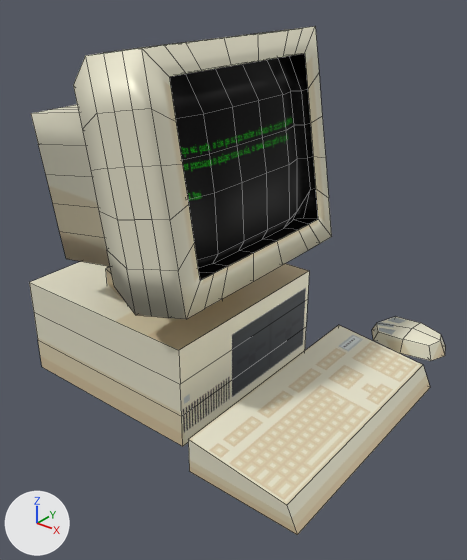
Before and after pictures for a commit that changed the FBX model Source/Assets/Modelos/Cafeteria/PC/PC antigo comtxt2.fbx.
Camera for both pictures: a 50 mm camera at (14.0, -25.1, 22.1) aimed at (-6.7, 0.7, 6.0). The lights are fixed; the arrows at lower left show +X, +Y and +Z. Mesh edges are drawn as thin lines. Where no turn or scale is listed for an object, it has been applied to the vertices.
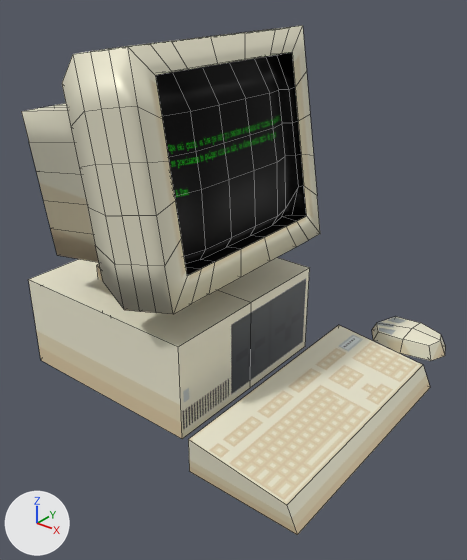
Patch to the scene script:
```diff
--- a/Source/Assets/Modelos/Cafeteria/PC/PC antigo comtxt2.fbx.py
+++ b/Source/Assets/Modelos/Cafeteria/PC/PC antigo comtxt2.fbx.py
@@ mat_material_005 @@
+mat_material_005 = principled_material('Material.005')
+mat_material_005.texture = img_compiuter_png  # with its transparency
@@ me_cube_005 @@
 me_cube_005.from_pydata(...)  # 72 vertices, 59 faces; spans x 2.57..5.38, y -5.07..5.18, z 3.13..12.22
 # used by ob_cube_005; location = (-9.4, 0.0, 5.74)
+# me_cube_005 part 2: the whole mesh is moved by (-0.8, 0.0, 0.0)
 me_cube_005.materials.append(mat_material_002)
@@ me_cube_004 @@
 me_cube_004.from_pydata(...)  # 216 vertices, 203 faces; spans x -6.08..5.61, y -6.95..7.07, z 1.43..13.46
 # used by ob_cube_004; location = (-9.4, 0.0, 5.74)
+# me_cube_004 part 3: the whole mesh is moved by (-0.8, 0.0, 0.0)
 me_cube_004.materials.append(mat_material_001)
@@ me_cube_002 @@
 # used by ob_cube_002; location = (-13.99, 9.06, 0.0)
-me_cube_002.from_pydata(...)  # 16 vertices, 14 faces; spans x -3.32..8.89, y -14.6..-2.76, z -0.95..5.05
-me_cube_002.materials.append(mat_material_001)  # picture img_compiuter_png
+me_cube_002.from_pydata(...)  # 20 vertices, 18 faces; spans x -3.32..8.87, y -14.61..-2.72, z -0.45..5.27
+# me_cube_002 part 1: the whole mesh is rebuilt
+me_cube_002.materials.append(mat_material_005)  # picture img_compiuter_png
```

Where the change shows, as pixel boxes [x1, y1, x2, y2] in the pictures (467 x 560 px):
'Cube.004', mesh moved
    before: [31, 26, 332, 319]
    after: [21, 25, 320, 314]
'Cube.002', reshaped
    before: [29, 262, 309, 446]
    after: [28, 258, 310, 439]
'Cube.005', mesh moved
    before: [169, 53, 318, 280]
    after: [155, 52, 306, 276]
